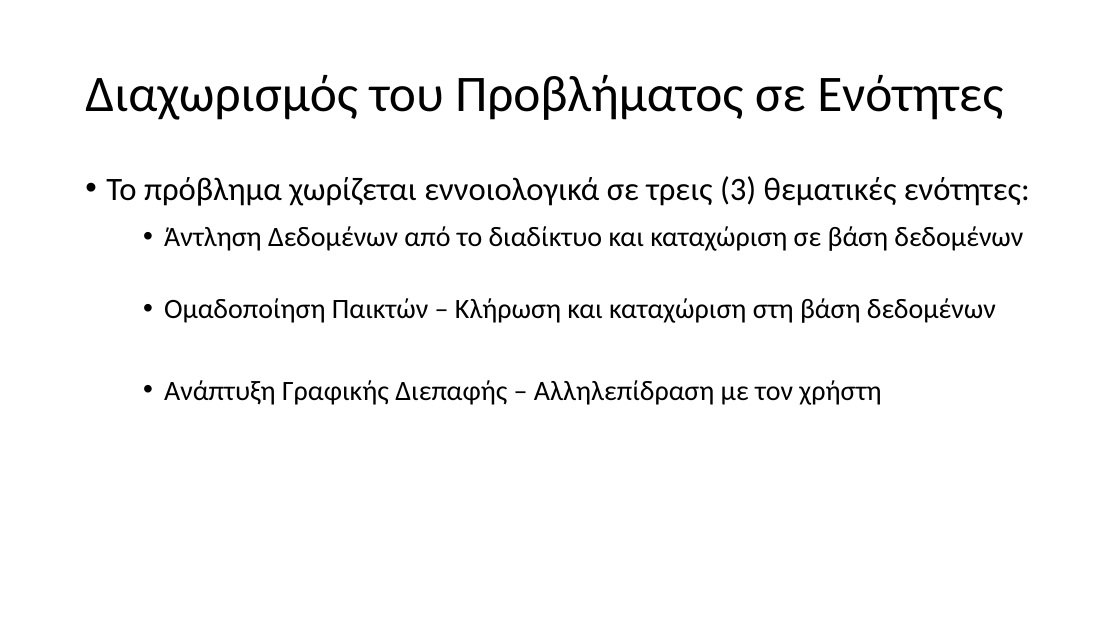
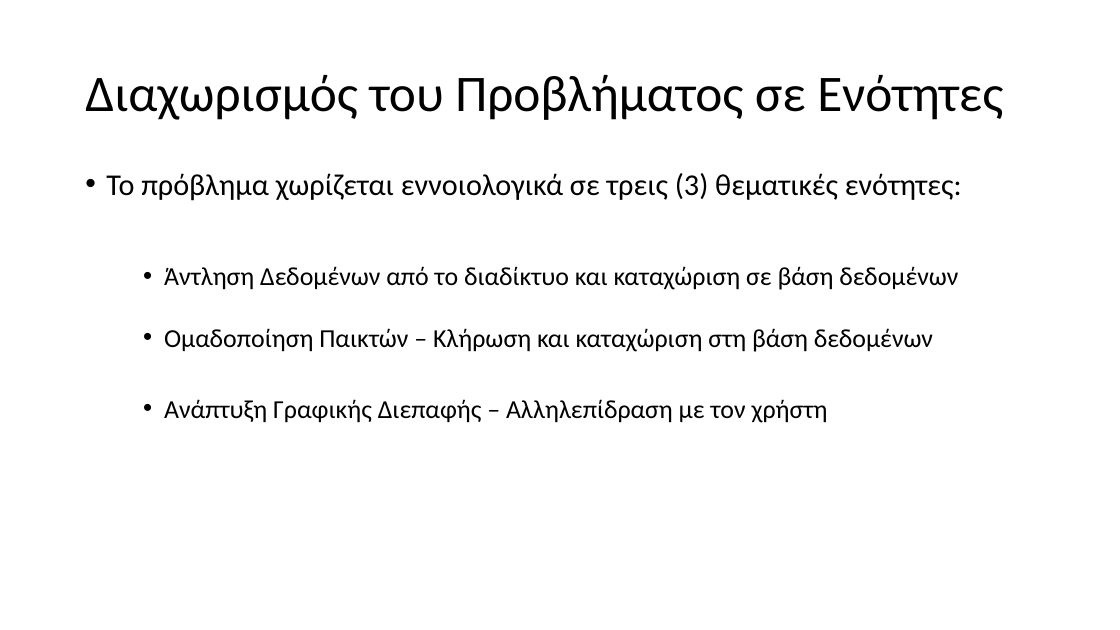
Before and after one commit to Grinabl/plhpro-group3-21-22, a slide deck: slide 3 of ΠΛΗΠΡΟ-ΟΜΑΔΑ03-Australian Open.pptx. Drawn at 1120x630 pixels with LibreOffice and Linux fonts; fonts in the diff are those of the drawing. Boxes give left, top, right and bottom in pixels: in the first picture for what was removed or moved away, otherwise in the second. Text is boxed around its words. In the diff, an @@ line names an element or a change of style, - is before the commit and + after.

```diff
--- a/ΠΛΗΠΡΟ-ΟΜΑΔΑ03-Australian Open.pptx
+++ b/ΠΛΗΠΡΟ-ΟΜΑΔΑ03-Australian Open.pptx
@@ text "Το πρόβλημα χωρίζεται εννοιολογικά σε ..." at <box>106,173,962,423</box>: size 28 to 25.9 pt in "Το πρόβλημα χωρίζεται εννοιολογικά σε τρεις (3) ..."; size 24 to 22.2 pt in "Άντληση Δεδομένων από το διαδίκτυο και καταχώριση ...", "Ομαδοποίηση Παικτών – Κλήρωση και καταχώριση στη ...", "Ανάπτυξη Γραφικής Διεπαφής – Αλληλεπίδραση με τον ..."; line spacing 0.9 to 0.8 @@
```
Also in this commit, not shown: 1 other slide changed, 9 slides added, 1 slide removed.
